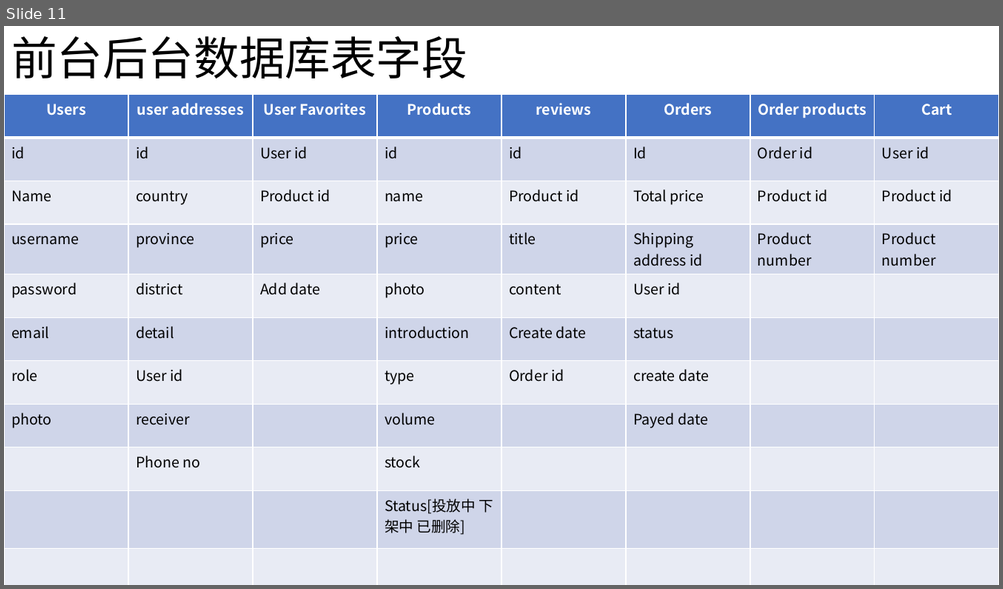
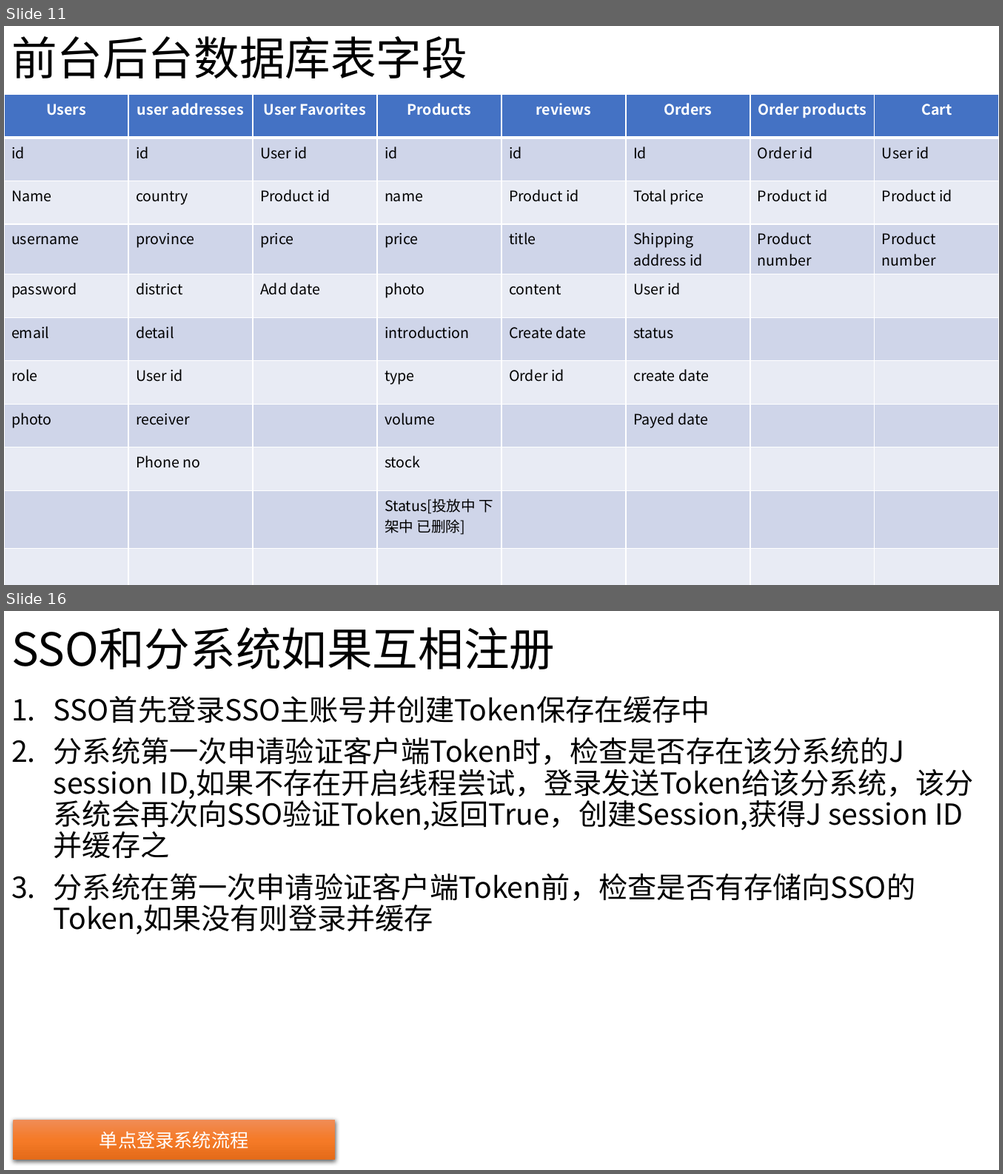
Before and after one commit to n490808114/Java_Shopping_System, a slide deck: Shop Web.pptx. Shown one above the other, each under a label of ours: slide 11 before the commit, slides 11 and 16 after it; the slides between them are not shown. The pictures are 1003x589 and 1003x1174 pixels, drawn with LibreOffice and Linux fonts; fonts in the diff are those of the drawing. Boxes give left, top, right and bottom in pixels: in the first picture for what was removed or moved away, otherwise in the second. Text is boxed around its words. In the diff, an @@ line names an element or a change of style, - is before the commit and + after.

```diff
--- a/Shop Web.pptx
+++ b/Shop Web.pptx
@@ slide 16 added at <box>4,611,999,1170</box>, background #FFFFFF @@
@@ title added at <box>11,627,555,669</box>, 44 pt, text #000000 @@
+SSO和分系统如果互相注册
@@ text added at <box>54,696,973,934</box>, 28 pt, text #000000 @@
+1. SSO首先登录SSO主账号并创建Token保存在缓存中
+2. 分系统第一次申请验证客户端Token时，检查是否存在该分系统的J session ID,如果不存在开启线程尝试，登录发送Token给该分系统，该分系统会再次向SSO验证Token,返回True，创建Session,获得J session ID 并缓存之
+3. 分系统在第一次申请验证客户端Token前，检查是否有存储向SSO的Token,如果没有则登录并缓存
@@ rectangle added at <box>13,1120,335,1160</box>, fill gradient #F18C57 to #F67B28 to #E56C19, 18 pt, text #FFFFFF @@
+单点登录系统流程
```
Also in this commit, not shown: 4 other slides added, 1 slide removed, 15 other files.
